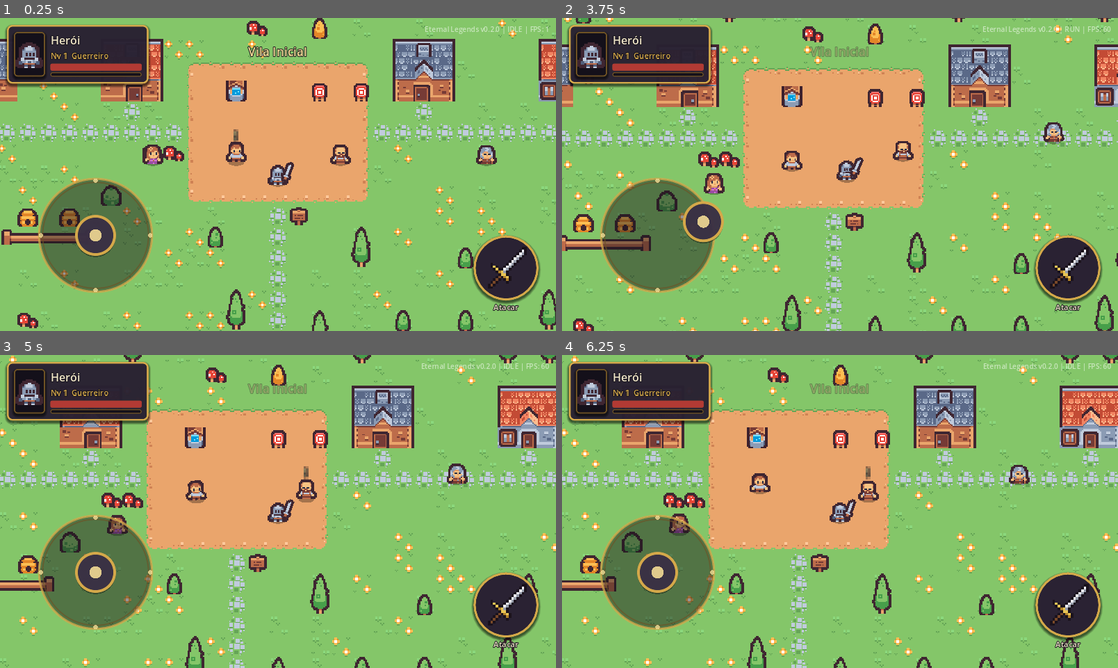
Above: before the commit, frames 1-4 (two rows, left to right).
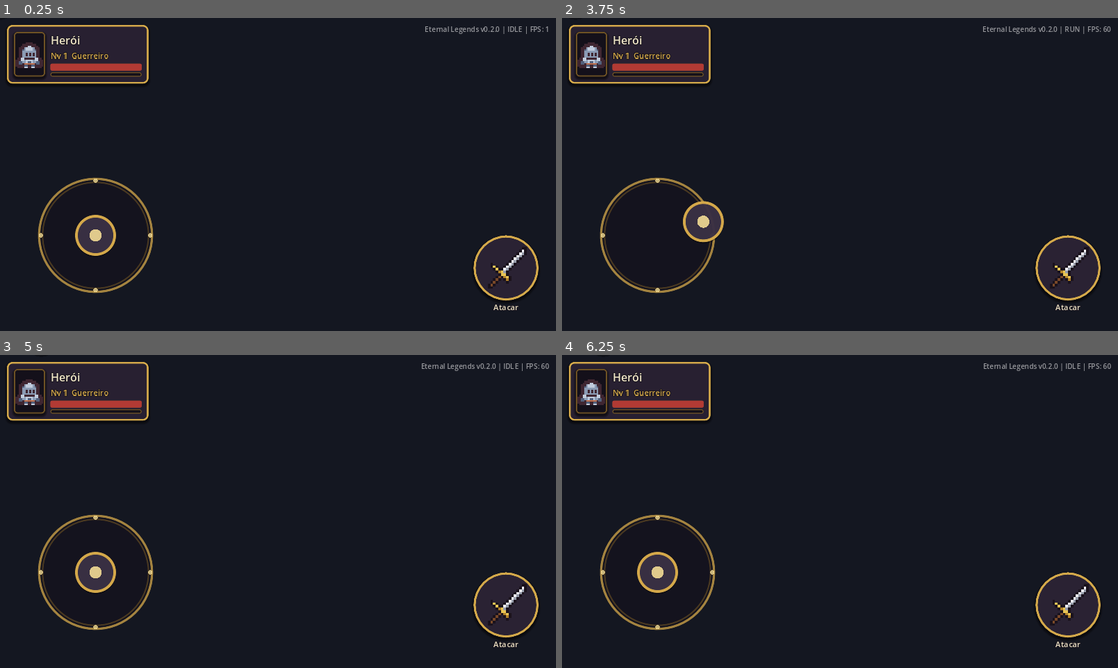
Above: after the commit, the same moments.

Repository: Astelee/eternal-legends-3d.
Game: Godot game, scene res://scenes/main/main.tscn
Two runs of this game, one before a commit and one after it. Both use one fixed random seed, a clock stepped at 60 frames per second and the inputs below. This scene is started directly instead of the project's main scene.
Inputs (mouse positions are in pixels of both pictures, inside the frame that each line leads up to):
- Up to frame 1 (0.25 s): no input
- Up to frame 2 (3.75 s): click (1067, 268) at 0.52 s; click (1067, 268) at 1.27 s; click (1067, 268) at 2.02 s; tap Enter (ui_accept) at 2.75, 3.02 s; move the mouse to (962, 158) at 2.77 s; click (962, 158) at 2.92 s; drag from (728, 190) to (812, 237) at 3.52 s
- Up to frame 3 (5 s): move the mouse to (333, 442) at 4.27 s; click (333, 442) at 4.42 s
- Up to frame 4 (6.25 s): drag from (812, 574) to (673, 464) at 5.02 s; move the mouse to (1006, 558) at 5.77 s; click (1006, 558) at 5.92 s; tap Enter (ui_accept) at 6.02 s

The runs differ from the first frame. In frame 1, 92% of the frame differs, in the area x 0-100%, y 0-100%; in frame 2, 92%; in frame 3, 92%; in frame 4, 92%.
Error after the commit: Invalid access to property or key 'class_selected' on a base object of type 'Control (Hud)'. (res://scripts/main/main.gd:32)

Commit message:
Atualizar o hud.gd

Diff:
--- a/scripts/ui/hud.gd
+++ b/scripts/ui/hud.gd
@@ -5,7 +5,6 @@
 
 signal attack_pressed
 signal revive_pressed
-signal class_selected(frame: int)
 signal profile_opened
 
 const CHAR_TEX: Texture2D = preload("res://assets/characters/tiny_dungeon.png")
@@ -28,7 +27,6 @@
 var _name_edit: LineEdit
 var _class_label: Label
 var _stats_label: Label
-var _class_buttons: Dictionary = {}
 var _music_slider: HSlider
 var _sfx_slider: HSlider
 var _hp: int = 100
@@ -330,36 +328,6 @@
 	_stats_label = Label.new()
 	_stats_label.add_theme_font_size_override("font_size", 20)
 	info.add_child(_stats_label)
-
-	# Classes
-	var class_title := Label.new()
-	class_title.text = "Classe"
-	class_title.add_theme_font_size_override("font_size", 18)
-	class_title.add_theme_color_override("font_color", GameTheme.GOLD)
-	v.add_child(class_title)
-
-	var class_row := HBoxContainer.new()
-	class_row.add_theme_constant_override("separation", 10)
-	v.add_child(class_row)
-	var group := ButtonGroup.new()
-	var selected_style := GameTheme.box(Color("#4a3a1c"), GameTheme.GOLD_LIGHT, 4, 8, 12)
-	for c in Game.CLASSES:
-		var b := Button.new()
-		b.toggle_mode = true
-		b.button_group = group
-		b.text = c["name"]
-		b.icon = _avatar_texture(c["frame"])
-		b.expand_icon = true
-		b.add_theme_constant_override("icon_max_width", 48)
-		b.add_theme_font_size_override("font_size", 22)
-		b.size_flags_horizontal = Control.SIZE_EXPAND_FILL
-		b.custom_minimum_size = Vector2(0, 72)
-		b.focus_mode = Control.FOCUS_NONE
-		b.add_theme_stylebox_override("pressed", selected_style)
-		b.add_theme_stylebox_override("hover_pressed", selected_style)
-		b.toggled.connect(_on_class_toggled.bind(c["frame"]))
-		class_row.add_child(b)
-		_class_buttons[c["frame"]] = b
 
 	# Áudio
 	var audio_title := Label.new()
@@ -433,16 +401,6 @@
 		_name_edit.text = n
 
 
-func _on_class_toggled(pressed: bool, frame: int) -> void:
-	if not pressed or frame == Game.class_frame:
-		return
-	Game.class_frame = frame
-	Game.save_profile()
-	Audio.play_sfx("click")
-	class_selected.emit(frame)
-	Game.profile_changed.emit()
-
-
 func _on_music_changed(value: float) -> void:
 	Game.music_volume = value
 	Audio.apply_volumes()
@@ -470,8 +428,6 @@
 	_class_label.text = "%s  •  Nível %d" % [Game.class_name_of(Game.class_frame), Game.level]
 	if _name_edit.text != Game.player_name:
 		_name_edit.text = Game.player_name
-	if _class_buttons.has(Game.class_frame):
-		(_class_buttons[Game.class_frame] as Button).set_pressed_no_signal(true)
 	_music_slider.set_value_no_signal(Game.music_volume)
 	_sfx_slider.set_value_no_signal(Game.sfx_volume)
 	_update_stats_label()
